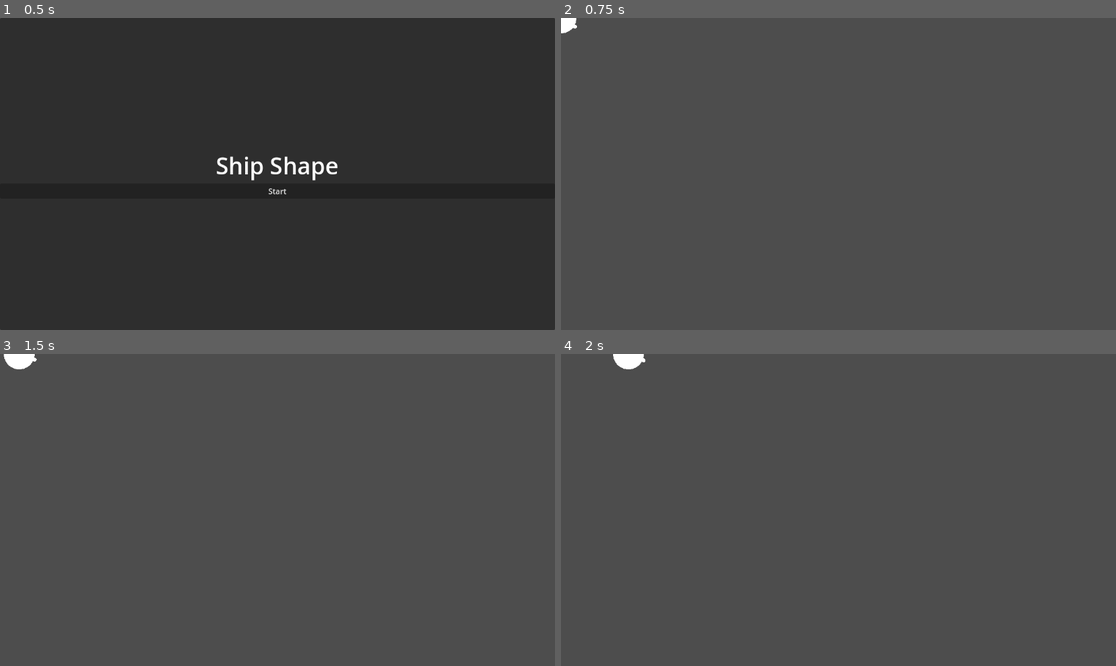
Above: before the commit, frames 1-4 (two rows, left to right).
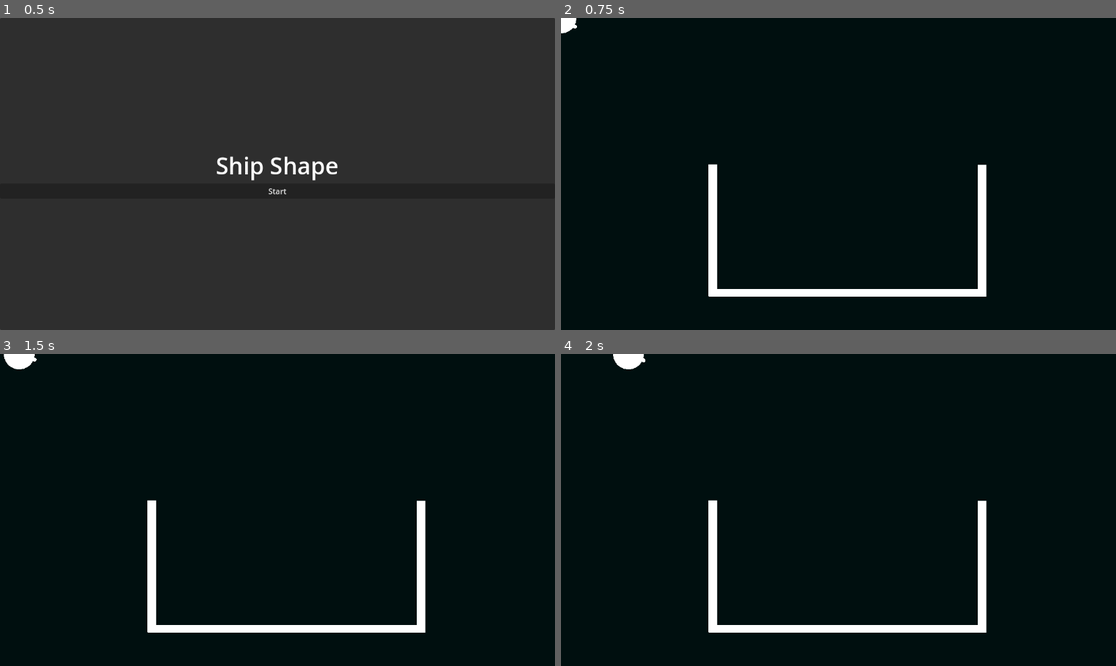
Above: after the commit, the same moments.

Repository: Burger-Bois/ld58
Game: Godot game, scene res://src/main.tscn
The game is run twice, just before and just after one commit, with the same random seed, the same clock (stepped at 60 frames per second) and the same inputs.
Inputs (mouse positions are in pixels of both pictures, inside the frame that each line leads up to):
- Up to frame 1 (0.5 s): no input
- Up to frame 2 (0.75 s): click "Start" at 0.5 s
- Up to frame 3 (1.5 s): tap Enter at 1.25 s; move the mouse to (399, 494) at 1.27 s; hold D (player_move_right) from 1.28 s (still down); click (399, 494) at 1.35 s
- Up to frame 4 (2 s): keep holding D (player_move_right)

Frame 1 is identical in both runs. In frame 2, 100% of the frame differs, in the area x 0-100%, y 0-100%; in frame 3, 100%; in frame 4, 100%.

Commit message:
added basic ship walls with collision

Diff:
--- a/src/stage/stage.tscn
+++ b/src/stage/stage.tscn
@@ -1,7 +1,77 @@
-[gd_scene load_steps=2 format=3 uid="uid://ctgo8mssfywbo"]
+[gd_scene load_steps=9 format=3 uid="uid://ctgo8mssfywbo"]
 
 [ext_resource type="PackedScene" uid="uid://i241o52relhs" path="res://src/player/player.tscn" id="1_dnqew"]
+
+[sub_resource type="QuadMesh" id="QuadMesh_dnqew"]
+
+[sub_resource type="CanvasItemMaterial" id="CanvasItemMaterial_60fcs"]
+
+[sub_resource type="RectangleShape2D" id="RectangleShape2D_78rax"]
+size = Vector2(576, 16.722)
+
+[sub_resource type="QuadMesh" id="QuadMesh_60fcs"]
+
+[sub_resource type="RectangleShape2D" id="RectangleShape2D_43xs6"]
+size = Vector2(16, 273.99997)
+
+[sub_resource type="QuadMesh" id="QuadMesh_j58fr"]
+
+[sub_resource type="RectangleShape2D" id="RectangleShape2D_y8ixn"]
+size = Vector2(16, 273.99997)
 
 [node name="Stage" type="Node2D"]
 
 [node name="Player" parent="." instance=ExtResource("1_dnqew")]
+
+[node name="Background" type="Polygon2D" parent="."]
+z_index = -10
+position = Vector2(278, 135)
+color = Color(0, 0.061109856, 0.061214797, 1)
+polygon = PackedVector2Array(-640, -379, -640, 817, 1275, 820, 1265, -376)
+metadata/_edit_lock_ = true
+
+[node name="Ship" type="StaticBody2D" parent="."]
+position = Vector2(594, 571)
+
+[node name="WallBottom" type="MeshInstance2D" parent="Ship"]
+clip_children = 2
+rotation = -3.1415925
+scale = Vector2(574.51575, 15.274408)
+mesh = SubResource("QuadMesh_dnqew")
+metadata/_edit_lock_ = true
+
+[node name="WallBottomHitbox" type="CollisionShape2D" parent="Ship"]
+material = SubResource("CanvasItemMaterial_60fcs")
+scale = Vector2(1, 1.0000001)
+shape = SubResource("RectangleShape2D_78rax")
+metadata/_edit_lock_ = true
+
+[node name="WallLeft" type="MeshInstance2D" parent="Ship"]
+clip_children = 2
+position = Vector2(-279, -130)
+rotation = -3.1415925
+scale = Vector2(17.040197, 274.47806)
+mesh = SubResource("QuadMesh_60fcs")
+metadata/_edit_lock_ = true
+
+[node name="WallLeftHitbox" type="CollisionShape2D" parent="Ship"]
+material = SubResource("CanvasItemMaterial_60fcs")
+position = Vector2(-279, -129)
+scale = Vector2(1, 1.0000001)
+shape = SubResource("RectangleShape2D_43xs6")
+metadata/_edit_lock_ = true
+
+[node name="WallRight" type="MeshInstance2D" parent="Ship"]
+clip_children = 2
+position = Vector2(280, -129)
+rotation = -3.1415925
+scale = Vector2(17.040197, 274.47806)
+mesh = SubResource("QuadMesh_j58fr")
+metadata/_edit_lock_ = true
+
+[node name="WallRightHitbox" type="CollisionShape2D" parent="Ship"]
+material = SubResource("CanvasItemMaterial_60fcs")
+position = Vector2(280, -129)
+scale = Vector2(1, 1.0000001)
+shape = SubResource("RectangleShape2D_y8ixn")
+metadata/_edit_lock_ = true
